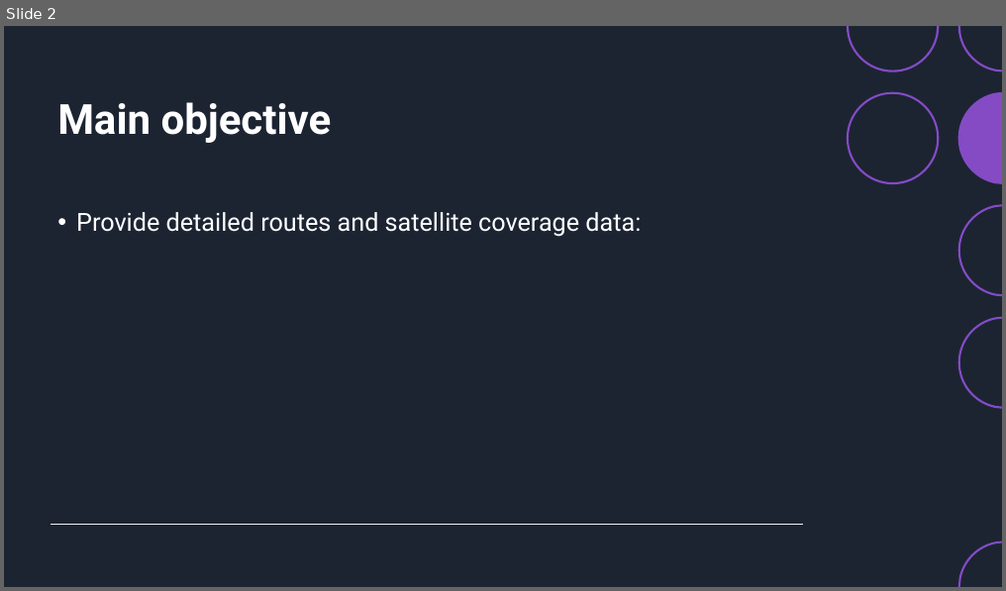
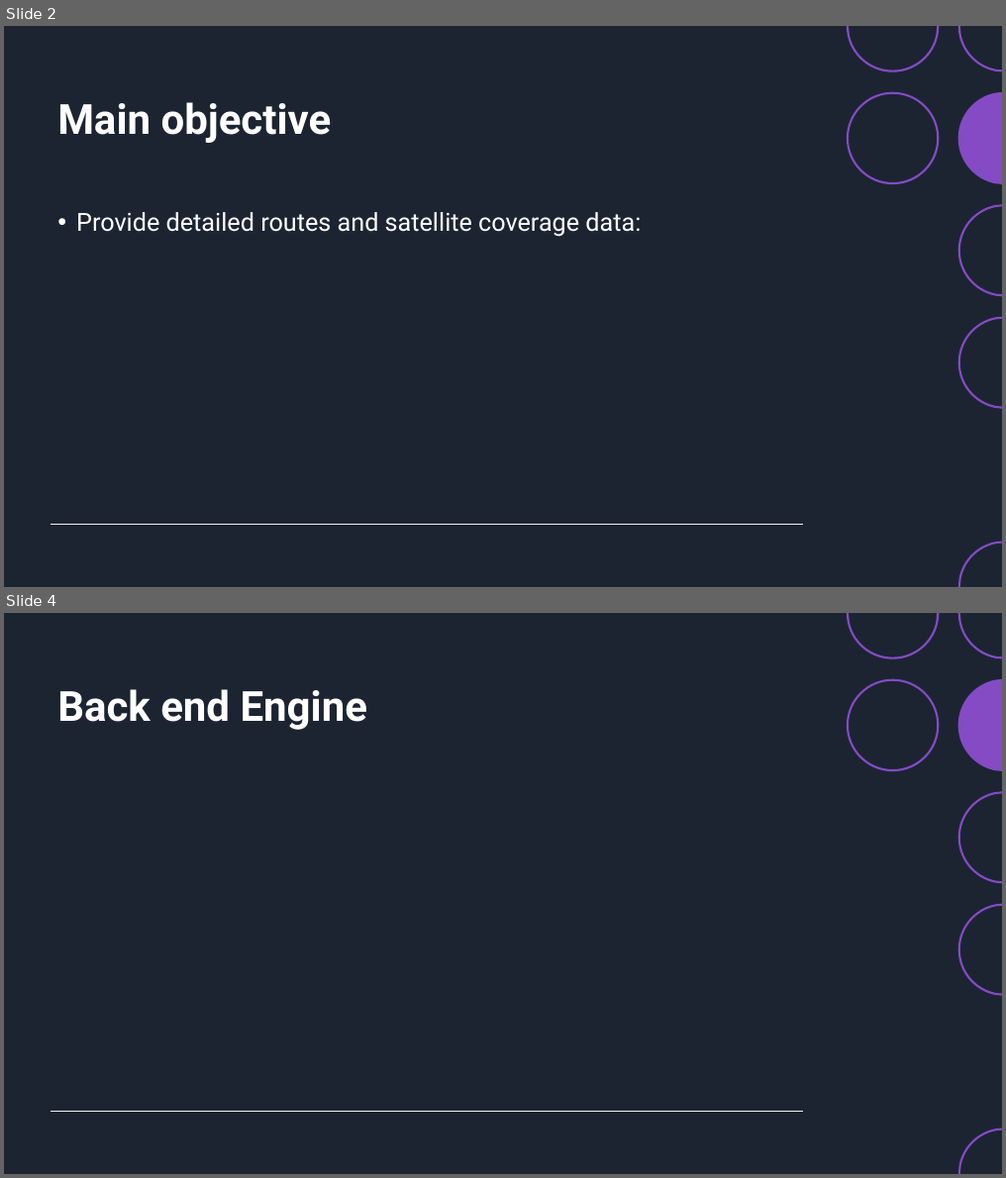
Before and after one commit to Orko24/PLTR_GAIA_4, a slide deck: Workflow/GAIA System.pptx. Shown one above the other, each under a label of ours: slide 2 before the commit, slides 2 and 4 after it; the slides between them are not shown. The pictures are 1006x591 and 1006x1178 pixels, drawn with LibreOffice and Linux fonts; fonts in the diff are those of the drawing. Boxes give left, top, right and bottom in pixels: in the first picture for what was removed or moved away, otherwise in the second. Text is boxed around its words. In the diff, an @@ line names an element or a change of style, - is before the commit and + after.

```diff
--- a/Workflow/GAIA System.pptx
+++ b/Workflow/GAIA System.pptx
@@ slide 4 added at bbox=[4, 613, 1002, 1174], background #1C2432; not listed: 9 template elements that a slide beside it also shows @@
@@ rectangle added at bbox=[4, 613, 1002, 1174], fill #1C2432 @@
@@ title added at bbox=[57, 689, 367, 730], 40 pt, text #FFFFFF, bold @@
+Back end Engine
@@ line added from (51, 1112) to (804, 1112), #F2F3F0 1 pt @@
@@ group added at bbox=[846, 613, 1002, 1174]: 7 freeform shapes @@
```
Also in this commit, not shown: 2 other slides added, 3 other files.
